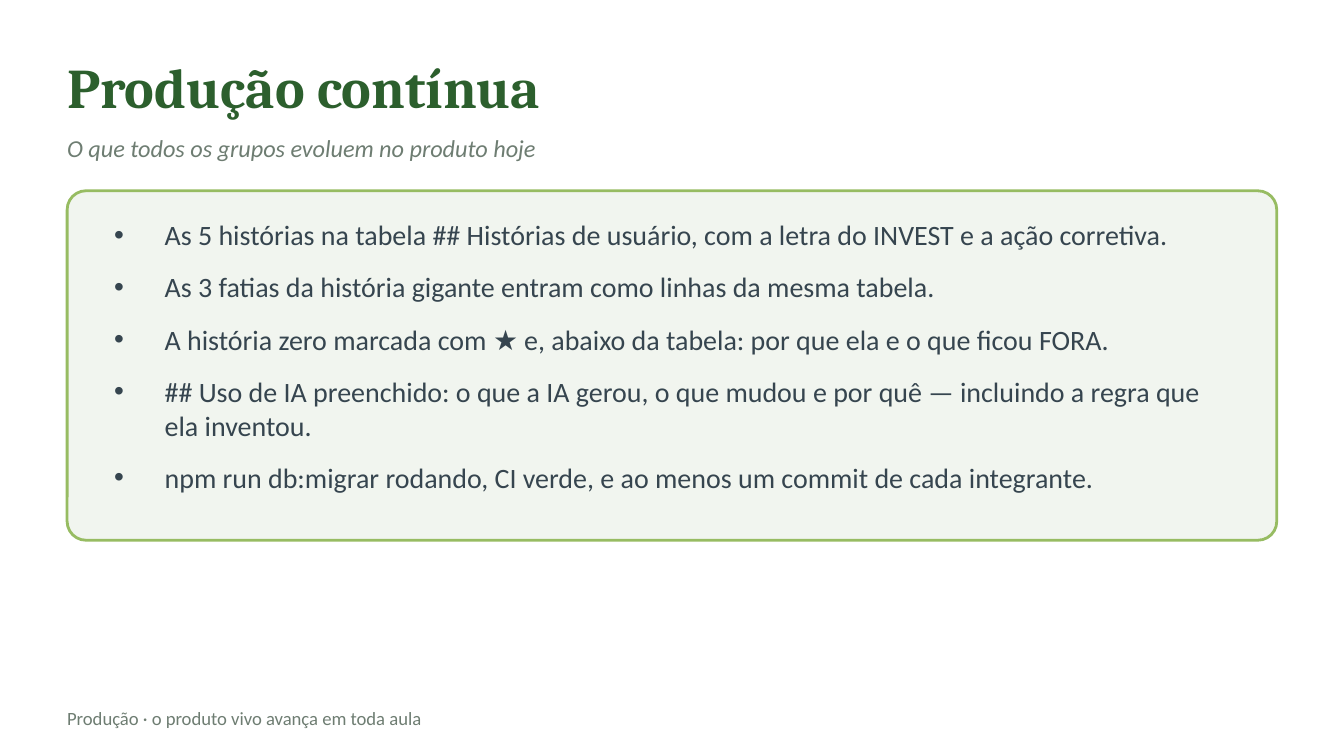
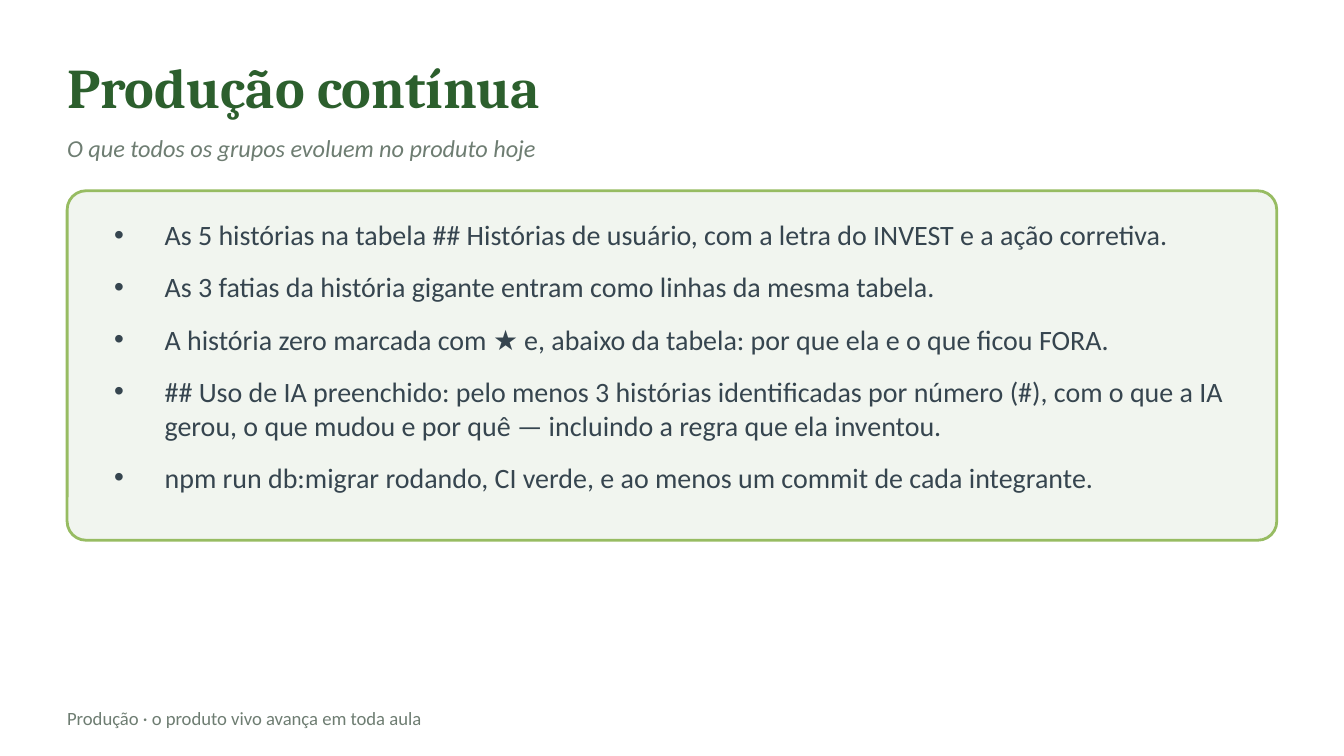
Before and after one commit to CatolicaSC-EngSoft/g1126-analise-projeto-desenvolvimento-agil-alunos, a slide deck: slide 27 of slides/aula-03-requisitos-historias-usuario.pptx. Drawn at 1344x756 pixels with LibreOffice and Linux fonts; fonts in the diff are those of the drawing. Boxes give left, top, right and bottom in pixels: in the first picture for what was removed or moved away, otherwise in the second. Text is boxed around its words. In the diff, an @@ line names an element or a change of style, - is before the commit and + after.

Commit message:
Aula 3: rastreabilidade do Uso de IA por número de história

```diff
--- a/slides/aula-03-requisitos-historias-usuario.pptx
+++ b/slides/aula-03-requisitos-historias-usuario.pptx
@@ text at <box>165,382,1222,441</box>: text changed @@
-• ## Uso de IA preenchido: o que a IA gerou, o que mudou e por quê — incluindo a regra que ela inventou.
+• ## Uso de IA preenchido: pelo menos 3 histórias identificadas por número (#), com o que a IA gerou, o que mudou e por quê — incluindo a regra que ela inventou.
```
Also in this commit, not shown: 2 other files.
